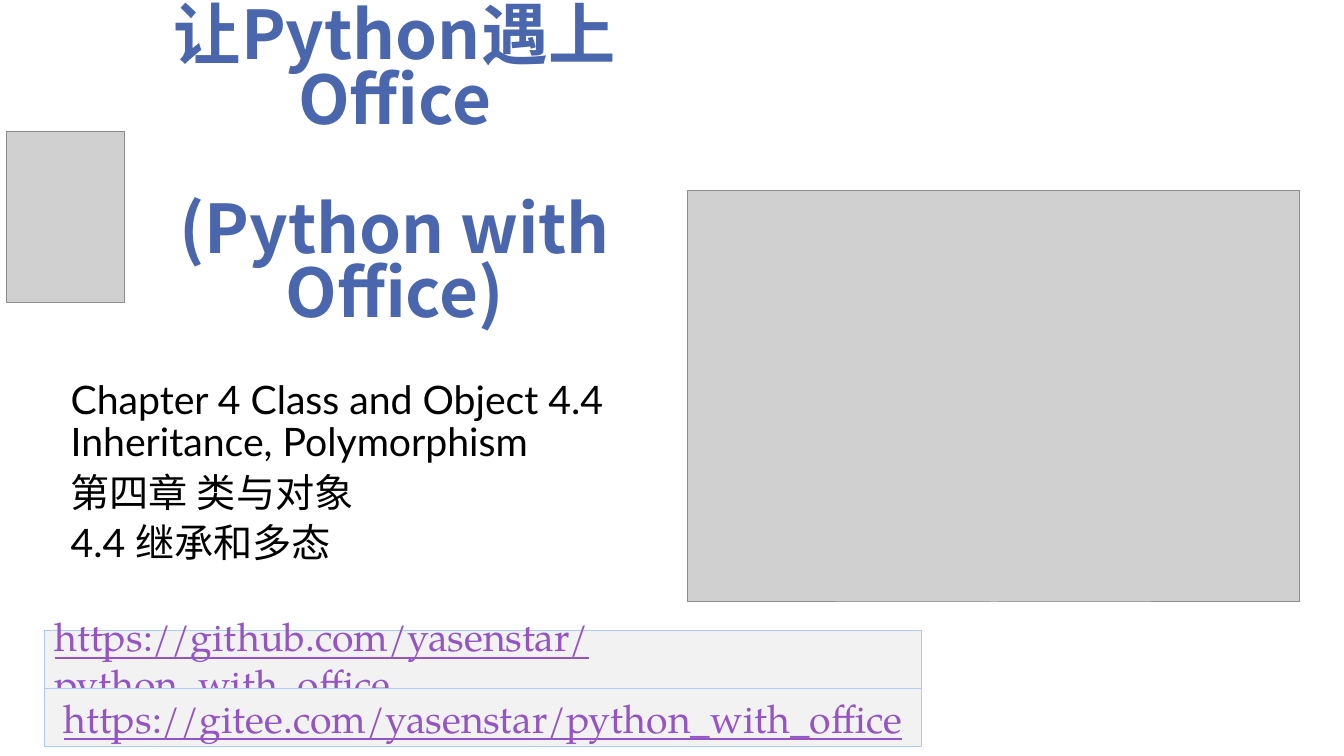
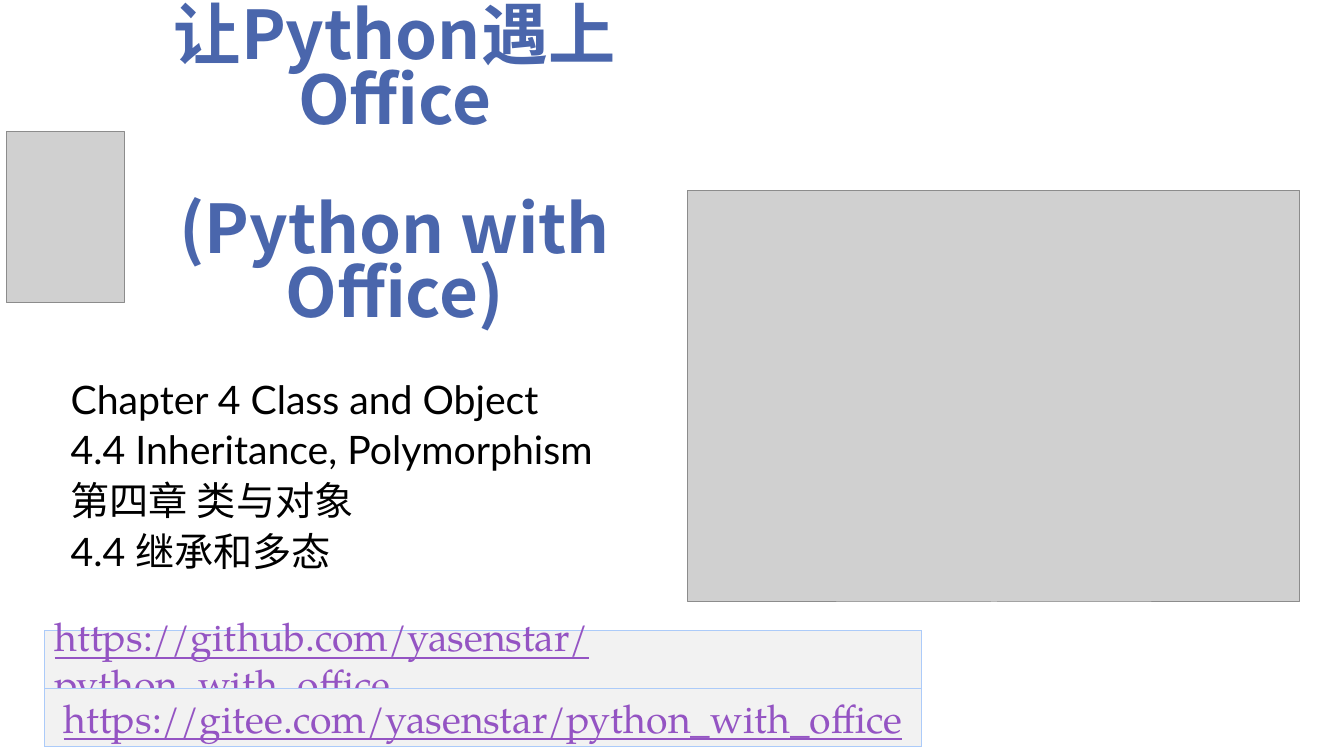
Before and after one commit to yasenstar/python_with_office, a slide deck: slide 20 of Video_Covers.pptx. Drawn at 1344x756 pixels with LibreOffice and Linux fonts; fonts in the diff are those of the drawing; grey boxes stand for pictures; background and template pictures are left out. Boxes give left, top, right and bottom in pixels: in the first picture for what was removed or moved away, otherwise in the second. Text is boxed around its words. In the diff, an @@ line names an element or a change of style, - is before the commit and + after.

```diff
--- a/Video_Covers.pptx
+++ b/Video_Covers.pptx
@@ subtitle at <box>71,385,592,471</box>: text changed @@
-Chapter 4 Class and Object 4.4 Inheritance, Polymorphism
+Chapter 4 Class and Object
+4.4 Inheritance, Polymorphism
```
Also in this commit, not shown: 1 other slide changed, 4 slides added, 6 other files.
